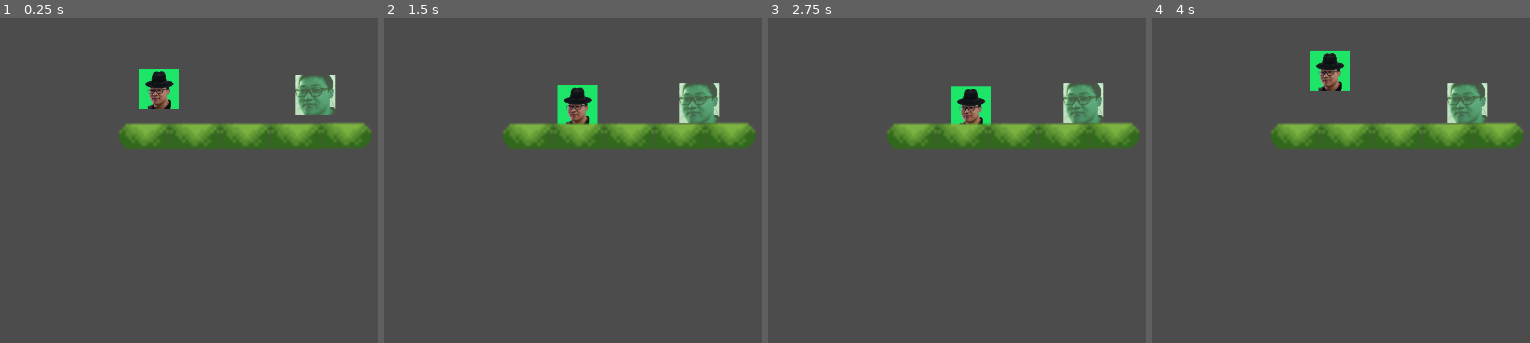
Above: before the commit, frames 1-4 (left to right).
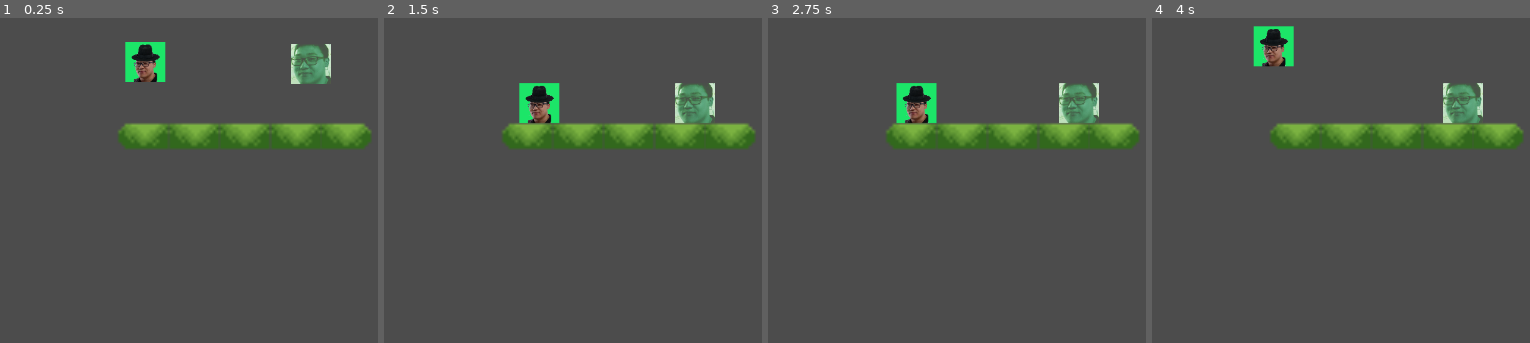
Above: after the commit, the same moments.

Repository: Gamedev-do-Hiroshi/gamedevdohiroshi
Game: Godot game, scene res://Luta.tscn
The game is run twice, just before and just after one commit, with the same random seed, the same clock (stepped at 60 frames per second) and the same inputs.
Inputs:
- Up to frame 1 (0.25 s): no input
- Up to frame 2 (1.5 s): tap Enter at 0.5 s; hold D 0.53-1.28 s; hold A from 1.28 s (still down)
- Up to frame 3 (2.75 s): release A at 2.03 s; hold D from 2.03 s (still down)
- Up to frame 4 (4 s): release D at 2.78 s; hold W 2.78-3.53 s; hold A from 3.53 s (still down)

The runs differ from the first frame. In frame 1, 4.3% of the frame differs, in the area x 33-89%, y 7-30%; in frame 2, 3.2%; in frame 3, 3.3%; in frame 4, 3.4%.

Commit message:
Um primeiro rascunho

Diff:
--- a/Game/Luta.tscn
+++ b/Game/Luta.tscn
@@ -6,25 +6,25 @@
 [node name="Luta" type="Node2D"]
 
 [node name="Player 1" parent="." instance=ExtResource( 1 )]
-position = Vector2( 277.001, 303.995 )
+position = Vector2( 254.84, 259.674 )
 
 [node name="Player 2" parent="." instance=ExtResource( 1 )]
-position = Vector2( 526.417, 313.736 )
+position = Vector2( 519.918, 262.417 )
 player = 2
 
 [node name="Plataforma" parent="." instance=ExtResource( 2 )]
-position = Vector2( 253.136, 383.119 )
+position = Vector2( 252, 383 )
 tipo = 3
 
 [node name="Plataforma2" parent="." instance=ExtResource( 2 )]
-position = Vector2( 333.945, 383.054 )
+position = Vector2( 333, 383 )
 
 [node name="Plataforma3" parent="." instance=ExtResource( 2 )]
-position = Vector2( 414.975, 383.054 )
+position = Vector2( 414, 383 )
 
 [node name="Plataforma4" parent="." instance=ExtResource( 2 )]
 position = Vector2( 496.006, 383.054 )
 
 [node name="Plataforma5" parent="." instance=ExtResource( 2 )]
-position = Vector2( 576.068, 382.465 )
+position = Vector2( 576, 383 )
 tipo = 2
--- a/Game/Plataforma.gd
+++ b/Game/Plataforma.gd
@@ -1,4 +1,4 @@
-extends Area2D
+extends StaticBody2D
 
 export var tipo = 1
 
--- a/Game/Plataforma.tscn
+++ b/Game/Plataforma.tscn
@@ -6,9 +6,14 @@
 [sub_resource type="RectangleShape2D" id=1]
 extents = Vector2( 41.0924, 21.3519 )
 
-[node name="Plataforma" type="Area2D" groups=[
+[sub_resource type="RectangleShape2D" id=2]
+extents = Vector2( 40.6305, 5.54986 )
+
+[node name="Plataforma" type="StaticBody2D" groups=[
 "plataforma",
 ]]
+position = Vector2( -0.30735, -0.307358 )
+collision_layer = 2
 script = ExtResource( 1 )
 
 [node name="Sprite" type="Sprite" parent="."]
@@ -18,3 +23,13 @@
 
 [node name="CollisionShape2D" type="CollisionShape2D" parent="."]
 shape = SubResource( 1 )
+
+[node name="Area2D" type="Area2D" parent="." groups=[
+"plataforma",
+]]
+collision_layer = 16
+collision_mask = 16
+
+[node name="CollisionShape2D" type="CollisionShape2D" parent="Area2D"]
+position = Vector2( 0, -16 )
+shape = SubResource( 2 )
--- a/Game/Player.gd
+++ b/Game/Player.gd
@@ -1,4 +1,4 @@
-extends Area2D
+extends RigidBody2D
 
 export var player = 1
 var x
@@ -15,77 +15,87 @@
 	elif player == 2:
 		$Animacao.animation = "Player 2"
 	pass
+
+	self.mode = MODE_CHARACTER
+
 	x = 0
 	y = 0
 	vx = 0
 	vy = 0
+	chao = 0
 
 func _input(event):
 	if player == 1:
 		if event is InputEventKey:
 			if event is InputEventKey:
 				if event.pressed and event.scancode == 68: #definir cada tecla como constante tipo 68 = KEY_D
-					vx = 100
+					self.linear_velocity.x = 100
 				if !event.pressed and event.scancode == 68:
-					vx = 0
+					self.linear_velocity.x = 0
 				if event.pressed and event.scancode == 65:#KEY_A
-					vx = -100
+					self.linear_velocity.x = -100
 				if !event.pressed and event.scancode == 65:
-					vx = 0
+					self.linear_velocity.x = 0
 
 				if event.pressed and event.scancode == 87: #KEY_W
-					if chao:
-						vy = -100
+					if chao != 0:
+						self.linear_velocity.y = -200
 	elif player == 2:
 		if event is InputEventKey:
 			if event is InputEventKey:
 				if event.pressed and event.scancode == 16777233: #KEY_RIGHT
-					vx = 100
+					self.linear_velocity.x = 100
 				if !event.pressed and event.scancode == 16777233:
-					vx = 0
+					self.linear_velocity.x = 0
 				if event.pressed and event.scancode == 16777231: #KEY_LEFT
-					vx = -100
+					self.linear_velocity.x = -100
 				if !event.pressed and event.scancode == 16777231:
-					vx = 0
+					self.linear_velocity.x = 0
 
 				if event.pressed and event.scancode == 16777232: #KEY_UP
-					if chao:
-						vy = -100
+					if chao != 0:
+						self.linear_velocity.y = -200
 
 	if event is InputEventKey:
 		print(event.scancode)
 
 	pass
+
+func _integrate_forces(state):
+
+	self.angular_velocity = 0
+	self.applied_torque = 0
+
+
 func _process(delta):
 
+	if( abs(self.linear_velocity.y) < 1 ):
+		self.linear_velocity.y = -1
 
-	if !chao:
-		vy += g*delta
-	elif vy > 0:
-		vy = 0
+	#self.rotation_degrees = 0
+	#self.
 
-	self.position.x += vx * delta;
-	self.position.y += vy * delta;
+#	if !chao:
+#		vy += g*delta
+#	elif vy > 0:
+#		vy = 0
+#
+#	self.position.x += vx * delta;
+#	self.position.y += vy * delta;
 	#self.position.y = y;
-
-	#print(delta)
-
 
 
 	pass
 
 
 
-func _on_Player_area_entered(area):
+func _on_Pes_area_entered(area):
 	print(area.get_groups())
 	if area.get_groups().has("plataforma"):
-		print("AAAAAAAA")
-		chao = 1
+		chao += 1
 
 
-
-func _on_Player_area_exited(area):
+func _on_Pes_area_exited(area):
 	print(area.get_groups())
 	if area.get_groups().has("plataforma"):
-		print("BBBBBB")
-		chao = 0
+		chao -= 1
--- a/Game/Player.tscn
+++ b/Game/Player.tscn
@@ -1,37 +1,52 @@
-[gd_scene load_steps=6 format=2]
+[gd_scene load_steps=7 format=2]
 
 [ext_resource path="res://Player.gd" type="Script" id=1]
 [ext_resource path="res://hiroshi.png" type="Texture" id=2]
 [ext_resource path="res://hiroshiv.bmp" type="Texture" id=3]
 
-[sub_resource type="SpriteFrames" id=2]
+[sub_resource type="SpriteFrames" id=1]
 animations = [ {
+"frames": [ ExtResource( 3 ) ],
+"loop": true,
+"name": "Player 2",
+"speed": 5.0
+}, {
 "frames": [ ExtResource( 2 ) ],
 "loop": true,
 "name": "Player 1",
 "speed": 5.0
-}, {
-"frames": [ ExtResource( 3 ) ],
-"loop": true,
-"name": "Player 2",
-"speed": 5.0
 } ]
 
-[sub_resource type="RectangleShape2D" id=1]
+[sub_resource type="RectangleShape2D" id=2]
+extents = Vector2( 30.1507, 4.60577 )
+
+[sub_resource type="RectangleShape2D" id=3]
 extents = Vector2( 32.47, 31.9793 )
 
-[node name="Player" type="Area2D" groups=[
+[node name="Player" type="RigidBody2D" groups=[
 "player",
 ]]
+collision_mask = 3
+gravity_scale = 2.0
 script = ExtResource( 1 )
 
 [node name="Animacao" type="AnimatedSprite" parent="."]
 position = Vector2( 0.141808, -0.0504617 )
 scale = Vector2( 0.1, 0.1 )
-frames = SubResource( 2 )
+frames = SubResource( 1 )
 animation = "Player 1"
 
+[node name="Pes" type="Area2D" parent="."]
+gravity = 0.0
+collision_layer = 262160
+collision_mask = 262160
+
+[node name="Colisao" type="CollisionShape2D" parent="Pes"]
+position = Vector2( 0, 32 )
+shape = SubResource( 2 )
+
 [node name="Colisao" type="CollisionShape2D" parent="."]
-shape = SubResource( 1 )
-[connection signal="area_entered" from="." to="." method="_on_Player_area_entered"]
-[connection signal="area_exited" from="." to="." method="_on_Player_area_exited"]
+position = Vector2( 1.49012e-08, -3.72529e-09 )
+shape = SubResource( 3 )
+[connection signal="area_entered" from="Pes" to="." method="_on_Pes_area_entered"]
+[connection signal="area_exited" from="Pes" to="." method="_on_Pes_area_exited"]
--- a/Game/project.godot
+++ b/Game/project.godot
@@ -25,6 +25,11 @@
 window/size/height=720
 window/size/resizable=false
 
+[layer_names]
+
+2d_physics/layer_1="Player"
+2d_physics/layer_2="Plataforma"
+
 [rendering]
 
 quality/2d/use_pixel_snap=true
Not shown: 1 places in Game/Plataforma.tscn that only renumber resources
